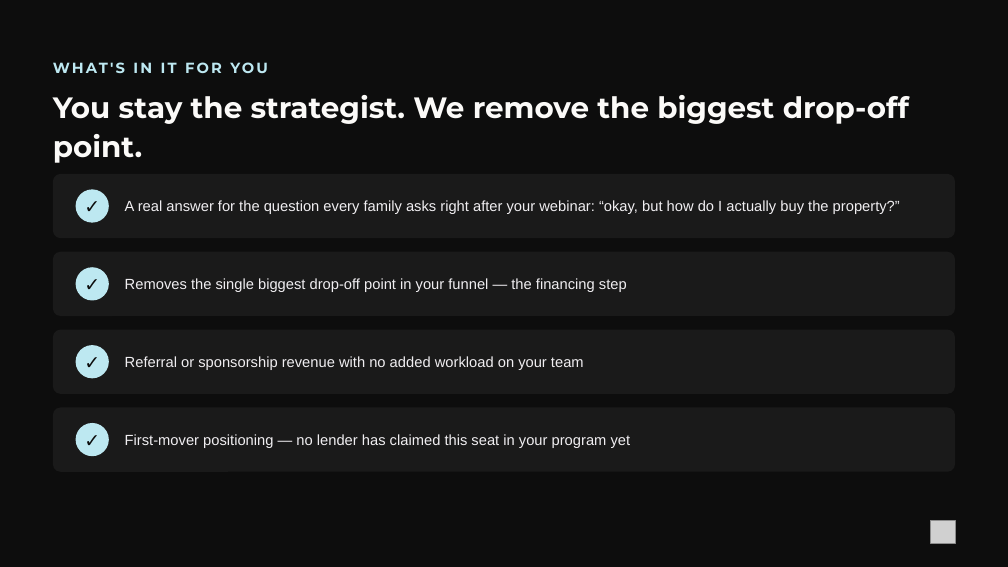
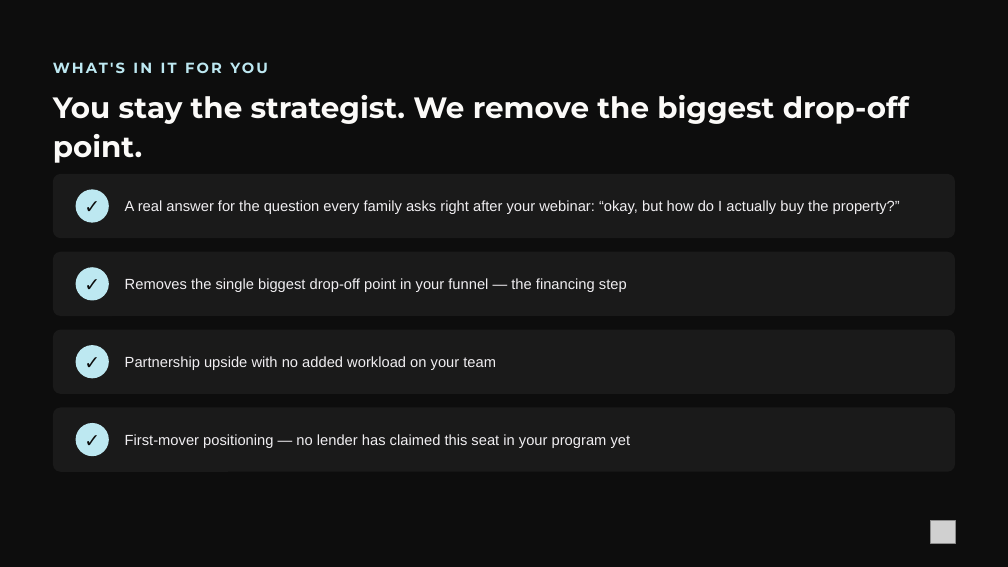
Before and after one commit to loganlevy1/STR, a slide deck: slide 9 of outreach/pitch-decks/cliffco-lance-morgan-partnership.pptx. Drawn at 1008x567 pixels with LibreOffice and Linux fonts; fonts in the diff are those of the drawing; grey boxes stand for pictures. Boxes give left, top, right and bottom in pixels: in the first picture for what was removed or moved away, otherwise in the second. Text is boxed around its words. In the diff, an @@ line names an element or a change of style, - is before the commit and + after.

```diff
--- a/outreach/pitch-decks/cliffco-lance-morgan-partnership.pptx
+++ b/outreach/pitch-decks/cliffco-lance-morgan-partnership.pptx
@@ text at (125, 356, 496, 370): text changed @@
-Referral or sponsorship revenue with no added workload on your team
+Partnership upside with no added workload on your team
```
Also in this commit, not shown: 2 other slides changed, 3 other files.
